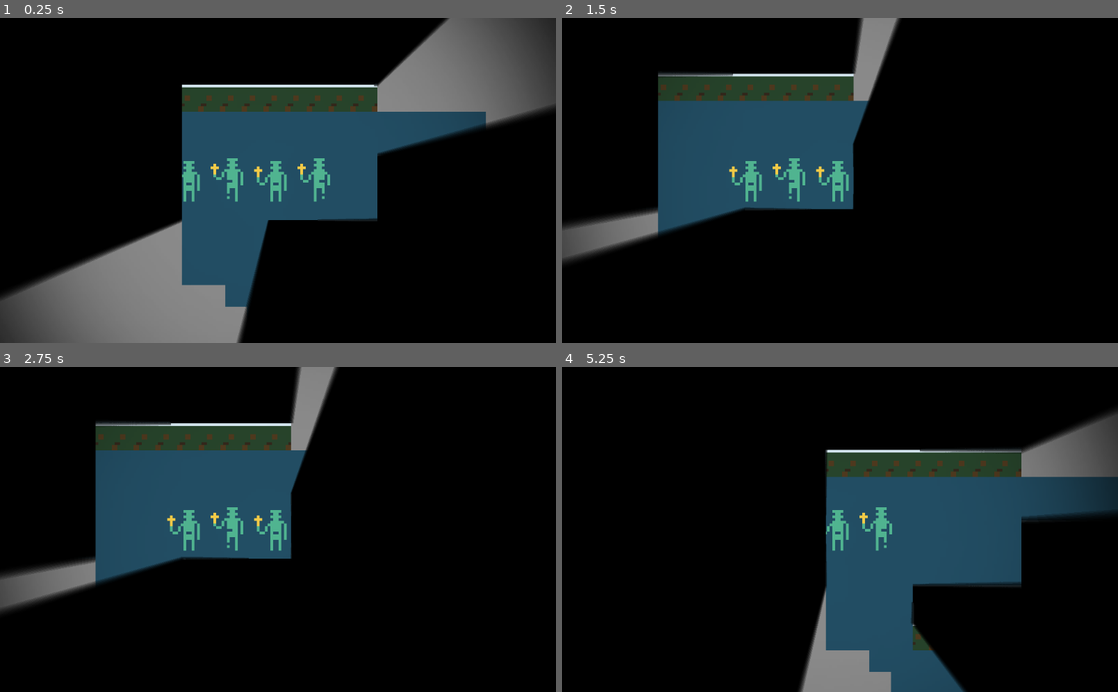
Above: before the commit, frames 1-4 (two rows, left to right).
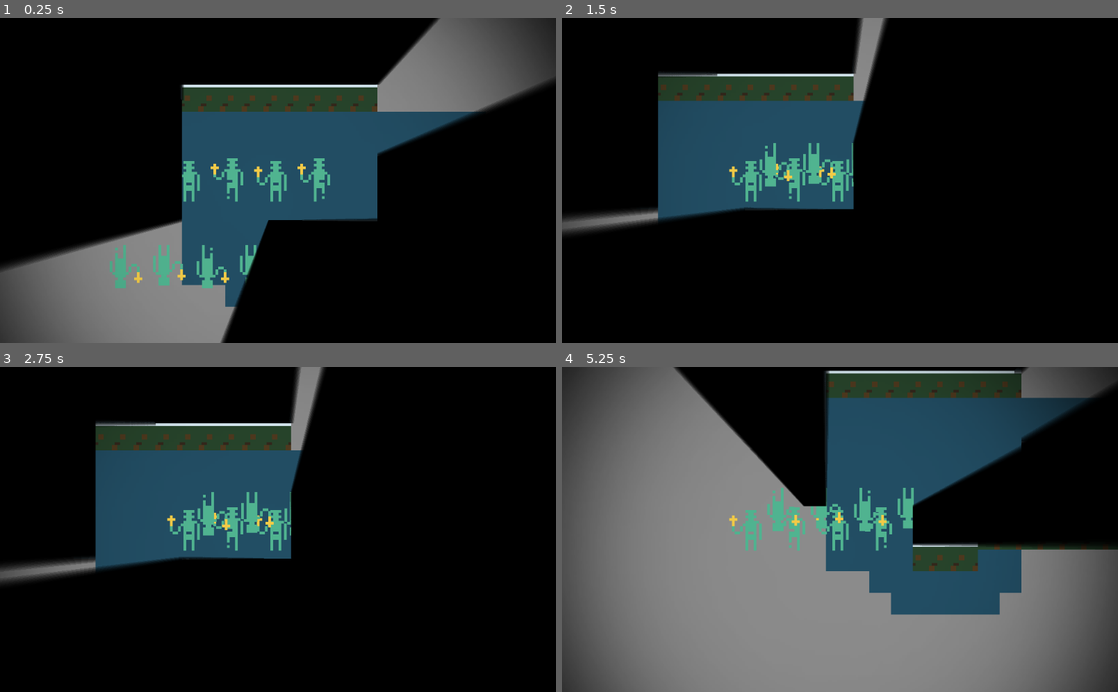
Above: after the commit, the same moments.

Repository: pierreGarciaRaf/chained
Game: Godot game, scene res://src/levels/testLevel.tscn
Two runs of this game, one before a commit and one after it. Both use one fixed random seed, a clock stepped at 60 frames per second and the inputs below.
Inputs:
- Up to frame 1 (0.25 s): no input
- Up to frame 2 (1.5 s): tap Enter (ui_accept) at 0.5, 1.35 s; hold D (go_right) 0.53-1.28 s; hold Enter (ui_accept) 0.53-1.28 s; hold Down (go_down) from 1.28 s (still down)
- Up to frame 3 (2.75 s): tap Enter (ui_accept) at 1.52, 1.82, 2 s; release Down (go_down) at 2.03 s; hold D (go_right) from 2.03 s (still down); hold Enter (ui_accept) from 2.03 s (still down)
- Up to frame 4 (5.25 s): release D (go_right) at 2.78 s; release Enter (ui_accept) at 2.78 s; hold W (go_up) 2.78-3.53 s; tap Enter (ui_accept) at 2.85, 3.02, 3.32, 4.35, 4.52, 4.82, 5 s; hold Enter (ui_accept) 3.53-4.28 s; hold A (go_left) 3.53-5.03 s; tap Escape (ui_cancel) at 4.15 s; hold Down (go_down) from 5.03 s (still down); hold Enter (ui_accept) from 5.03 s (still down)

The runs differ from the first frame. In frame 1, 5.4% of the frame differs, in the area x 0-100%, y 0-100%; in frame 2, 3.5%; in frame 3, 3.5%; in frame 4, 82%.
Error after the commit: Invalid type in function 'move_and_slide' in base 'KinematicBody2D (monster.gd)'. Cannot convert argument 1 from int to Vector2. (res://src/world/monster/monst…

Commit message:
monster skeleton

Diff:
--- a/src/levels/testLevel.tscn
+++ b/src/levels/testLevel.tscn
@@ -1,6 +1,7 @@
-[gd_scene load_steps=3 format=2]
+[gd_scene load_steps=4 format=2]
 
 [ext_resource path="res://src/world/player/player.tscn" type="PackedScene" id=1]
+[ext_resource path="res://src/world/monster/monster.tscn" type="PackedScene" id=2]
 [ext_resource path="res://src/world/environment/walls&Floor/groundPlaceHolderTileset.tres" type="TileSet" id=5]
 
 [node name="Node2D" type="Node2D"]
@@ -21,3 +22,7 @@
 
 [node name="CanvasModulate" type="CanvasModulate" parent="."]
 color = Color( 0, 0, 0, 1 )
+
+[node name="monster" parent="." instance=ExtResource( 2 )]
+position = Vector2( 185.438, 241.099 )
+chainPath = NodePath("../player")
--- /dev/null
+++ b/src/world/monster/monster.gd
@@ -0,0 +1,33 @@
+extends KinematicBody2D
+
+var velocity = Vector2.ZERO
+var chain :Node2D
+export var chainPath : NodePath
+var target_link:Node2D
+var requiredDistance = 50.0
+
+var timeIChangedLink = 0 #for debug
+
+export var speed = 110
+
+func _applyVelocity():
+	velocity = self.move_and_slide(velocity)
+
+func get_up_the_chain():
+	if has_to_change_target_link():
+		timeIChangedLink += 1
+		print(timeIChangedLink)
+		target_link = next_link()
+	var directionToGoTo = (target_link.position - self.position).normalized()
+	velocity = directionToGoTo * speed
+
+func has_to_change_target_link():
+	if target_link == null:
+		return true
+	return (target_link.position - self.position).length() < requiredDistance
+
+func next_link():
+	return get_node(chainPath)
+
+func idle():
+	velocity = 0
--- a/src/world/monster/monster.tscn
+++ b/src/world/monster/monster.tscn
@@ -1,16 +1,24 @@
-[gd_scene load_steps=3 format=2]
+[gd_scene load_steps=6 format=2]
 
 [ext_resource path="res://src/world/player/char/charBack/charbehind.png" type="Texture" id=1]
+[ext_resource path="res://src/world/monster/monster.gd" type="Script" id=2]
+[ext_resource path="res://src/world/monster/monsterSTM.gd" type="Script" id=3]
 
-[sub_resource type="CircleShape2D" id=1]
+[sub_resource type="CanvasItemMaterial" id=1]
+
+[sub_resource type="CircleShape2D" id=2]
 radius = 6.39964
 
-[node name="monstre" type="KinematicBody2D"]
+[node name="monster" type="KinematicBody2D"]
+script = ExtResource( 2 )
 
-[node name="CanvasModulate" type="CanvasModulate" parent="."]
-
-[node name="Sprite" type="Sprite" parent="CanvasModulate"]
+[node name="Sprite" type="Sprite" parent="."]
+material = SubResource( 1 )
+rotation = 3.14159
 texture = ExtResource( 1 )
 
 [node name="CollisionShape2D" type="CollisionShape2D" parent="."]
-shape = SubResource( 1 )
+shape = SubResource( 2 )
+
+[node name="MonsterSTM" type="Node" parent="."]
+script = ExtResource( 3 )
--- /dev/null
+++ b/src/world/monster/monsterSTM.gd
@@ -0,0 +1,31 @@
+extends StateMachine
+
+
+
+func _ready():
+	add_state("getting_up_the_chain")
+	add_state("idle")
+
+	set_state(states.idle)
+
+
+func _enter_state(new_state,previous_state):
+	if new_state != previous_state and previous_state != null:
+		print(previous_state," -> ", new_state)
+
+func _get_transition(_delta):
+
+	if Input.is_action_pressed("ui_accept"):
+		print("ui accept")
+		return states.getting_up_the_chain
+	elif Input.is_action_pressed("ui_cancel"):
+		return states.idle
+
+
+func _state_logic(delta):
+	match state:
+		states.idle:
+			parent.idle()
+		states.getting_up_the_chain:
+			parent.get_up_the_chain()
+	parent._applyVelocity()
--- a/src/world/player/player.tscn
+++ b/src/world/player/player.tscn
@@ -27,4 +27,5 @@
 script = ExtResource( 3 )
 
 [node name="Node2D" parent="." instance=ExtResource( 4 )]
+position = Vector2( -0.117985, 5.66325 )
 shadow_filter_smooth = 4.7
